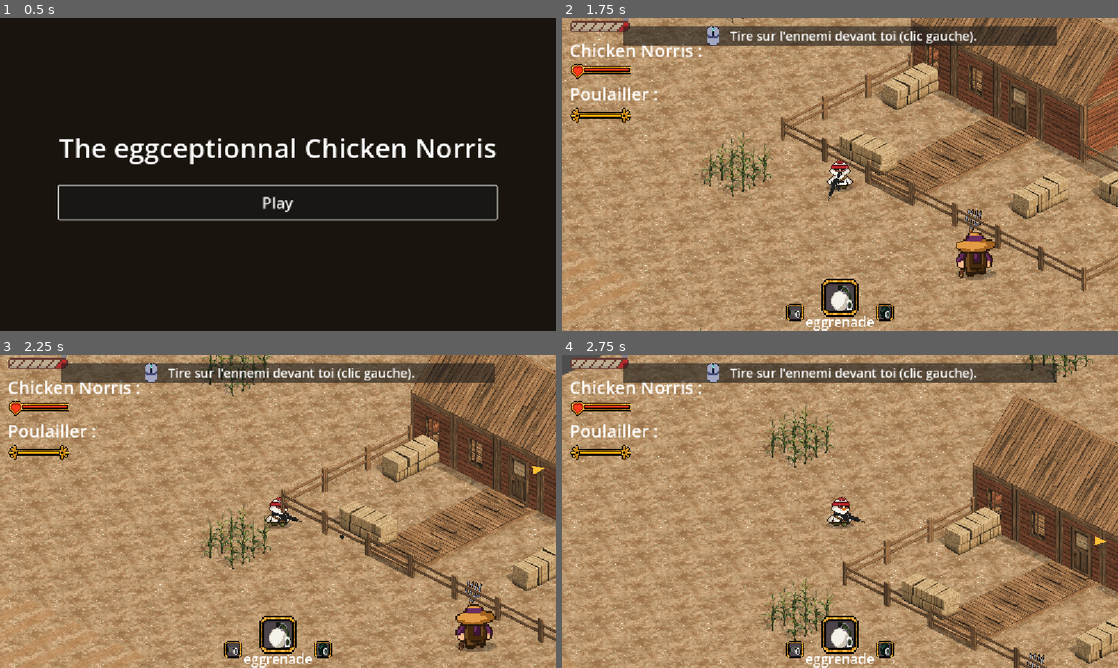
Above: before the commit, frames 1-4 (two rows, left to right).
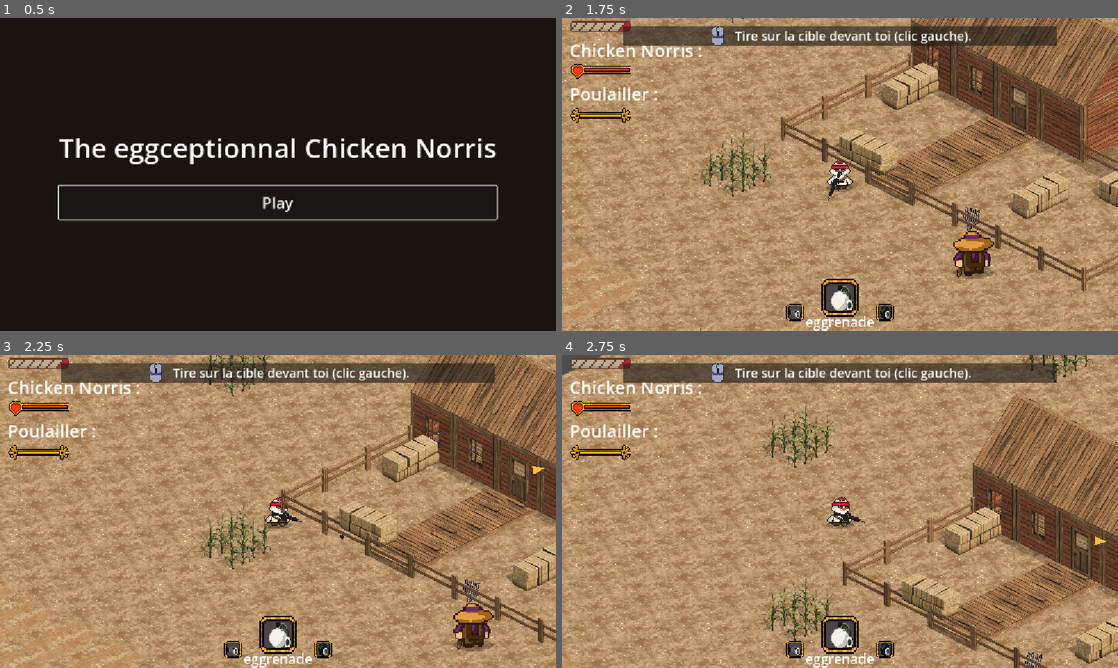
Above: after the commit, the same moments.

Repository: Xuniy/EpicFails_ezwinGameJam
Game: Godot game, scene res://scences/title_screen.tscn
Same seed, same stepped clock (60 frames per second), same inputs: the game is played once before the commit and once after it.
Inputs (mouse positions are in pixels of both pictures, inside the frame that each line leads up to):
- Up to frame 1 (0.5 s): no input
- Up to frame 2 (1.75 s): click "Play" at 0.5 s; tap Enter at 1.25 s; move the mouse to (812, 237) at 1.27 s; hold W (haut) from 1.28 s (still down); tap 1 at 1.35 s; click (812, 237) at 1.42 s; tap Space at 1.52 s
- Up to frame 3 (2.25 s): keep holding W (haut); move the mouse to (444, 558) at 2.02 s; tap 2 at 2.1 s; click (444, 558) at 2.17 s
- Up to frame 4 (2.75 s): keep holding W (haut); tap Space at 2.27 s

Frame 1 is identical in both runs. In frame 2, 1.7% of the frame differs, in the area x 9-78%, y 0-84%; in frame 3, 1.7%; in frame 4, 1.1%.

Commit message:
Tutoriel : file d'étapes dans _process (fin des coroutines), joint figé pendant le tutoriel, étapes accomplies sautées avec leur bulle, explication du changement d'objet
Co-Authored-By: Claude Haiku 5.5 <noreply@anthropic.com>
Claude-Session: https://claude.ai/code/session_01UwiPo7oy1NG6R3wQqBUMa4

Diff:
--- a/scripts/tutorial_overlay.gd
+++ b/scripts/tutorial_overlay.gd
@@ -1,23 +1,32 @@
 class_name TutorialOverlay
 extends CanvasLayer
 
-## Tutoriel scénarisé en jeu, guidé par Maître Coq. Chaque étape attend que le joueur
-## fasse l'action (tuer, ramasser, utiliser un objet). La mission reste en haut au centre ensuite.
+## Tutoriel scénarisé en jeu, guidé par Maître Coq. Pas de coroutines : une file d'entrées
+## traitée dans _process, qui s'arrête proprement si la scène change.
+## Une bulle ne bloque pas le jeu, sauf les répliques d'introduction. Une étape déjà
+## accomplie est sautée, bulle comprise.
 
 const ENEMY_SCENE := preload("res://scences/ennemy.tscn")
 const ICON_MOUSE := preload("res://assets/tutoriel/mouse.png")
 const ICON_RT := preload("res://assets/tutoriel/xbox_rt.png")
 const ICON_LT := preload("res://assets/tutoriel/xbox_lt.png")
+const ICON_LB := preload("res://assets/tutoriel/xbox_lb.png")
 const SPEAKER := "Maître Coq"
 const ICON_SIZE: float = 42.0
+const BUBBLE_TIME: float = 8.0
+# Joint figé pendant le tutoriel : durée énorme = décroissance quasi nulle.
+const FROZEN_DURATION: float = 1.0e9
 
 # Référence untyped volontairement : les méthodes du joueur et du HUD sont appelées dynamiquement.
 var player
 var joint
 var enemies_root: Node
 var is_xbox: bool = false
-var _advance: bool = false
-var _waiting_advance: bool = false
+var joint_duration: float = 45.0
+var groups: Dictionary = {}
+var queue: Array = []
+var current: Dictionary = {}
+var bubble_timer: float = 0.0
 
 var mission_label: Label
 var mission_icon: TextureRect
@@ -34,13 +43,18 @@
 		return
 
 	joint = scene.find_child("JointBar", true, false)
+	if joint:
+		joint_duration = joint.duration
+		joint.duration = FROZEN_DURATION
+		joint.amount = 1.0
 	enemies_root = scene.get_node_or_null("Enemies")
 	if enemies_root == null:
 		enemies_root = scene
 	is_xbox = GameState.input_device == GameState.DEVICE_XBOX
 
 	_build_ui()
-	_run()
+	_set_spawner(false)
+	queue = _build_script()
 
 
 func _build_ui() -> void:
@@ -87,6 +101,7 @@
 	speaker_label = Label.new()
 	speaker_label.add_theme_font_size_override("font_size", 26)
 	speaker_label.add_theme_color_override("font_color", Color(1.0, 0.8, 0.3))
+	speaker_label.text = SPEAKER
 	column.add_child(speaker_label)
 
 	dialogue_label = Label.new()
@@ -101,101 +116,139 @@
 	column.add_child(hint)
 
 
-# Scénario : cible -> pearl -> second ennemi -> grenade sur petit groupe -> bomba sur gros groupe -> joint -> mission.
-func _run() -> void:
-	_set_spawner(false)
-
-	await _say("Chicken Norris ! Des renards et des fermiers attaquent notre poulailler.")
-	await _say("Ton but : le protéger. Si ta vie ou celle du poulailler tombe à zéro, c'est perdu.")
-	await _say("Commence par t'entraîner. Une cible apparaît devant toi.")
-
-	var target: int = _spawn_enemy(player.global_position + Vector2(300, 0), "tp")
-	await _objective("Tire sur l'ennemi devant toi (clic gauche).", "Tire sur l'ennemi devant toi (RT).",
-		ICON_MOUSE, ICON_RT, func(): return _dead(target))
-
-	await _say("Bien visé ! Il a laissé une eggder pearl.")
-	await _objective("Ramasse l'eggder pearl.", "Ramasse l'eggder pearl.", null, null,
-		func(): return _count("tp") > 0)
-	await _say("L'eggder pearl te téléporte au point visé, si la place est libre.")
-	var pearl_count := _count("tp")
-	await _objective("Lance l'eggder pearl : clic droit maintenu, puis clic gauche.",
-		"Lance l'eggder pearl : LT maintenu, puis RT.", ICON_MOUSE, ICON_LT,
-		func(): return _count("tp") < pearl_count)
-
-	await _say("Un second ennemi approche, il a laissé une grenade.")
-	var second: int = _spawn_enemy(player.global_position + Vector2(-260, -160), "grenade")
-	await _objective("Tue le second ennemi (clic gauche).", "Tue le second ennemi (RT).",
-		ICON_MOUSE, ICON_RT, func(): return _dead(second))
-
-	await _say("La grenade explose à sa chute et blesse les ennemis proches.")
-	await _objective("Ramasse la grenade.", "Ramasse la grenade.", null, null,
-		func(): return _count("grenade") > 0)
-
-	await _say("Un petit groupe approche. Lance la grenade au milieu.")
-	var centre: Vector2 = player.global_position + Vector2(320, 0)
-	var small: Array = [
-		_spawn_enemy(centre + Vector2(-50, -30), ""),
-		_spawn_enemy(centre + Vector2(50, -30), ""),
-		_spawn_enemy(centre + Vector2(0, 45), "nuke"),
+# Scénario. "say" = réplique ; "do" = action ; "objective" = étape (sautée si déjà accomplie).
+func _build_script() -> Array:
+	return [
+		{"type": "say", "blocking": true, "text": "Chicken Norris ! Des renards et des fermiers attaquent notre poulailler."},
+		{"type": "say", "blocking": true, "text": "Ton but : le protéger. Si ta vie ou celle du poulailler tombe à zéro, c'est perdu."},
+		{"type": "say", "blocking": true, "text": "Commence par t'entraîner. Une cible apparaît devant toi."},
+		{"type": "do", "run": Callable(self, "_wave_target")},
+		{"type": "objective", "kind": "kill", "group": "target",
+			"pc": "Tire sur la cible devant toi (clic gauche).", "xbox": "Tire sur la cible devant toi (RT).",
+			"icon_pc": ICON_MOUSE, "icon_xbox": ICON_RT, "say": ""},
+		{"type": "objective", "kind": "pick", "item": "tp",
+			"pc": "Ramasse l'eggder pearl.", "xbox": "Ramasse l'eggder pearl.",
+			"say": "Elle a laissé une eggder pearl : ramasse-la en marchant dessus."},
+		{"type": "objective", "kind": "use", "item": "tp",
+			"pc": "Lance l'eggder pearl : clic droit maintenu, puis clic gauche.",
+			"xbox": "Lance l'eggder pearl : LT maintenu, puis RT.",
+			"icon_pc": ICON_MOUSE, "icon_xbox": ICON_LT,
+			"say": "L'eggder pearl te téléporte au point visé, si la place est libre."},
+		{"type": "objective", "kind": "switch",
+			"pc": "Change d'objet : molette de la souris.", "xbox": "Change d'objet : LB ou RB.",
+			"icon_pc": ICON_MOUSE, "icon_xbox": ICON_LB,
+			"say": "Change d'objet avec la molette, ou avec LB et RB à la manette."},
+		{"type": "do", "run": Callable(self, "_wave_second")},
+		{"type": "objective", "kind": "kill", "group": "second",
+			"pc": "Tue le second ennemi (clic gauche).", "xbox": "Tue le second ennemi (RT).",
+			"icon_pc": ICON_MOUSE, "icon_xbox": ICON_RT,
+			"say": "Un second ennemi approche."},
+		{"type": "objective", "kind": "pick", "item": "grenade",
+			"pc": "Ramasse la grenade.", "xbox": "Ramasse la grenade.",
+			"say": "Il a laissé une grenade. Elle explose à sa chute et blesse les ennemis proches."},
+		{"type": "do", "run": Callable(self, "_wave_small")},
+		{"type": "objective", "kind": "use_kill", "item": "grenade", "group": "small",
+			"pc": "Lance la grenade sur le petit groupe : clic droit, puis clic gauche.",
+			"xbox": "Lance la grenade sur le petit groupe : LT, puis RT.",
+			"icon_pc": ICON_MOUSE, "icon_xbox": ICON_LT,
+			"say": "Un petit groupe approche. Lance la grenade au milieu."},
+		{"type": "objective", "kind": "pick", "item": "nuke",
+			"pc": "Ramasse l'egg bomba.", "xbox": "Ramasse l'egg bomba.",
+			"say": "Un ennemi a laissé une egg bomba : elle élimine tous les ennemis de son rayon."},
+		{"type": "do", "run": Callable(self, "_wave_big")},
+		{"type": "objective", "kind": "use_kill", "item": "nuke", "group": "big",
+			"pc": "Lance l'egg bomba sur le gros groupe : clic droit, puis clic gauche.",
+			"xbox": "Lance l'egg bomba sur le gros groupe : LT, puis RT.",
+			"icon_pc": ICON_MOUSE, "icon_xbox": ICON_LT,
+			"say": "Un gros groupe arrive. Lance l'egg bomba au centre."},
+		{"type": "do", "run": Callable(self, "_joint_setup")},
+		{"type": "objective", "kind": "joint",
+			"pc": "Fume : touche A, puis 1, 2, 3 ou 4 au bon moment.",
+			"xbox": "Fume : croix haut, puis Y, X, A ou B au bon moment.",
+			"say": "Ton joint est presque vide : vide, il te fait perdre de la vie. Chaque bonne touche ajoute 5 secondes."},
+		{"type": "say", "blocking": true, "text": "Parfait. Tu es prêt. Protège le poulailler !"},
+		{"type": "do", "run": Callable(self, "_finish")},
+		{"type": "objective", "kind": "always",
+			"pc": "Protège le poulailler.", "xbox": "Protège le poulailler."},
 	]
-	var grenade_count := _count("grenade")
-	await _objective("Lance la grenade sur le petit groupe : clic droit, puis clic gauche.",
-		"Lance la grenade sur le petit groupe : LT, puis RT.", ICON_MOUSE, ICON_LT,
-		func(): return _count("grenade") < grenade_count and _all_dead(small))
-
-	await _say("Un des ennemis a laissé une egg bomba. Elle élimine tous les ennemis de son rayon.")
-	await _objective("Ramasse l'egg bomba.", "Ramasse l'egg bomba.", null, null,
-		func(): return _count("nuke") > 0)
-
-	await _say("Un gros groupe arrive. Lance l'egg bomba au centre des ennemis.")
-	var big_centre: Vector2 = player.global_position + Vector2(480, -120)
-	var big: Array = []
-	for i in 8:
-		big.append(_spawn_enemy(big_centre + Vector2.RIGHT.rotated(TAU * i / 8.0) * 90.0, ""))
-	var nuke_count := _count("nuke")
-	await _objective("Lance l'egg bomba sur le gros groupe : clic droit, puis clic gauche.",
-		"Lance l'egg bomba sur le gros groupe : LT, puis RT.", ICON_MOUSE, ICON_LT,
-		func(): return _count("nuke") < nuke_count and _all_dead(big))
-
-	await _say("Ton joint est presque vide. Quand il est vide, tu perds de la vie.")
-	if joint:
-		joint.amount = 0.2
-	await _say("Chaque bonne touche au bon moment ajoute cinq secondes au joint.")
-	await _objective("Fume : touche A, puis 1, 2, 3 ou 4 au bon moment.",
-		"Fume : croix haut, puis Y, X, A ou B au bon moment.", null, null,
-		func(): return joint == null or joint.amount >= 1.0)
-
-	await _say("Parfait. Tu es prêt. Protège le poulailler !")
-	_set_spawner(true)
-	await _objective("Protège le poulailler.", "Protège le poulailler.", null, null,
-		func(): return true)
-
-
-# Attend un appui sur Entrée, A ou clic gauche, puis masque la bulle.
-func _say(text: String) -> void:
-	speaker_label.text = SPEAKER
+
+
+func _process(delta: float) -> void:
+	if bubble_timer > 0.0:
+		bubble_timer -= delta
+		if bubble_timer <= 0.0:
+			dialogue_panel.visible = false
+
+	if not current.is_empty():
+		if _is_done(current):
+			current = {}
+		return
+	_next()
+
+
+# Traite la file jusqu'à la prochaine étape active ou réplique bloquante.
+func _next() -> void:
+	while not queue.is_empty():
+		var entry: Dictionary = queue.pop_front()
+		match entry["type"]:
+			"do":
+				entry["run"].call()
+			"say":
+				_show_bubble(entry["text"])
+				if entry.get("blocking", false):
+					current = {"type": "bubble_wait"}
+					return
+			"objective":
+				if _is_done(entry):
+					continue
+				_start_objective(entry)
+				current = entry
+				return
+
+
+func _start_objective(entry: Dictionary) -> void:
+	mission_label.text = entry["xbox"] if is_xbox else entry["pc"]
+	var icon: Texture2D = entry.get("icon_xbox") if is_xbox else entry.get("icon_pc")
+	mission_icon.texture = icon
+	mission_icon.visible = icon != null
+	match entry["kind"]:
+		"use", "use_kill":
+			entry["baseline"] = _count(entry["item"])
+		"switch":
+			entry["baseline"] = player.selected_index
+	var say: String = entry.get("say", "")
+	if say != "":
+		_show_bubble(say)
+
+
+func _is_done(entry: Dictionary) -> bool:
+	match entry.get("kind", ""):
+		"kill":
+			return _group_dead(entry["group"])
+		"pick":
+			return _count(entry["item"]) > 0
+		"use":
+			return entry.has("baseline") and _count(entry["item"]) < entry["baseline"]
+		"use_kill":
+			return entry.has("baseline") and _count(entry["item"]) < entry["baseline"] and _group_dead(entry["group"])
+		"switch":
+			return entry.has("baseline") and player.selected_index != entry["baseline"]
+		"joint":
+			return joint == null or joint.amount >= 1.0
+		"always":
+			return true
+	# Réplique bloquante : terminée quand la bulle est fermée.
+	return not dialogue_panel.visible
+
+
+func _show_bubble(text: String) -> void:
 	dialogue_label.text = text
 	dialogue_panel.visible = true
-	_advance = false
-	_waiting_advance = true
-	while not _advance:
-		await get_tree().process_frame
-	_waiting_advance = false
-	dialogue_panel.visible = false
-
-
-# Affiche l'objectif (texte et icône selon l'appareil), puis attend que la condition soit remplie.
-func _objective(text_pc: String, text_xbox: String, icon_pc: Texture2D, icon_xbox: Texture2D, done: Callable) -> void:
-	mission_label.text = text_xbox if is_xbox else text_pc
-	var icon: Texture2D = icon_xbox if is_xbox else icon_pc
-	mission_icon.texture = icon
-	mission_icon.visible = icon != null
-	while not done.call():
-		await get_tree().process_frame
+	bubble_timer = BUBBLE_TIME
 
 
 func _input(event: InputEvent) -> void:
-	if not _waiting_advance:
+	if not dialogue_panel.visible:
 		return
 	var pressed := false
 	if event is InputEventKey:
@@ -208,8 +261,46 @@
 		var click := event as InputEventMouseButton
 		pressed = click.pressed and click.button_index == MOUSE_BUTTON_LEFT
 	if pressed:
-		_advance = true
+		dialogue_panel.visible = false
+		bubble_timer = 0.0
 		get_viewport().set_input_as_handled()
+
+
+# Vagues : positions relatives au joueur, au moment où l'étape commence.
+func _wave_target() -> void:
+	groups["target"] = [_spawn_enemy(player.global_position + Vector2(300, 0), "tp")]
+
+
+func _wave_second() -> void:
+	groups["second"] = [_spawn_enemy(player.global_position + Vector2(-260, -160), "grenade")]
+
+
+func _wave_small() -> void:
+	var centre: Vector2 = player.global_position + Vector2(320, 0)
+	groups["small"] = [
+		_spawn_enemy(centre + Vector2(-50, -30), ""),
+		_spawn_enemy(centre + Vector2(50, -30), ""),
+		_spawn_enemy(centre + Vector2(0, 45), "nuke"),
+	]
+
+
+func _wave_big() -> void:
+	var centre: Vector2 = player.global_position + Vector2(480, -120)
+	var big: Array = []
+	for i in 8:
+		big.append(_spawn_enemy(centre + Vector2.RIGHT.rotated(TAU * i / 8.0) * 90.0, ""))
+	groups["big"] = big
+
+
+# Rétablit la décroissance du joint et le remplit à 20 % pour le mini-jeu.
+func _joint_setup() -> void:
+	if joint:
+		joint.duration = joint_duration
+		joint.amount = 0.2
+
+
+func _finish() -> void:
+	_set_spawner(true)
 
 
 func _spawn_enemy(pos: Vector2, drop: String) -> int:
@@ -223,18 +314,22 @@
 	return enemy.get_instance_id()
 
 
-# Reçoit un identifiant d'instance : pas de capture d'objet libéré dans les lambdas.
+# Reçoit un identifiant d'instance : pas de référence vers un objet libéré.
 func _dead(id: int) -> bool:
 	if not is_instance_id_valid(id):
 		return true
 	return (instance_from_id(id) as Node).is_queued_for_deletion()
 
 
-func _all_dead(enemies: Array) -> bool:
-	for enemy in enemies:
-		if not _dead(enemy):
+func _all_dead(ids: Array) -> bool:
+	for id in ids:
+		if not _dead(id):
 			return false
 	return true
+
+
+func _group_dead(group_name: String) -> bool:
+	return groups.has(group_name) and _all_dead(groups[group_name])
 
 
 func _count(item: String) -> int:
